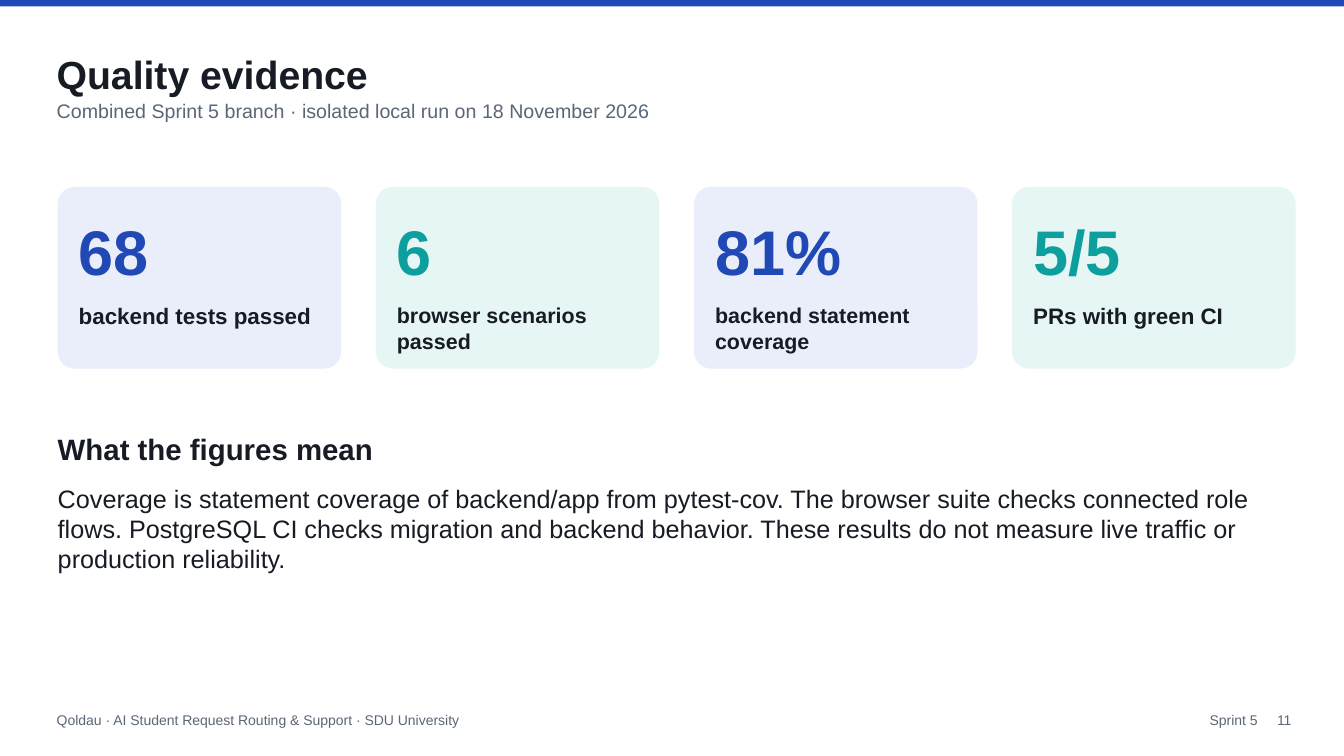
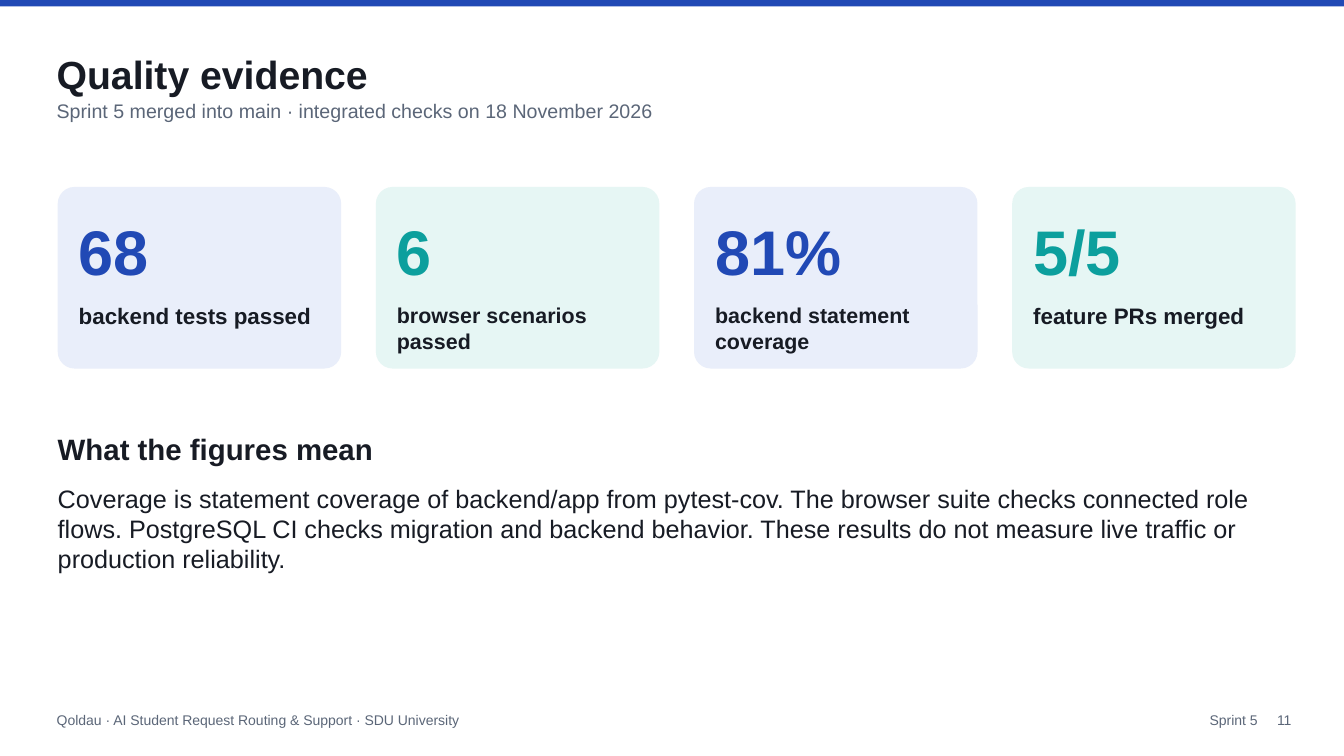
Before and after one commit to zhanibekmb/Qoldau, a slide deck: slide 11 of presentations/Qoldau_Sprint5_Review.pptx. Drawn at 1344x756 pixels with LibreOffice and Linux fonts; fonts in the diff are those of the drawing. Boxes give left, top, right and bottom in pixels: in the first picture for what was removed or moved away, otherwise in the second. Text is boxed around its words. In the diff, an @@ line names an element or a change of style, - is before the commit and + after.

Commit message:
docs: complete Sprint 5 main handoff

```diff
--- a/presentations/Qoldau_Sprint5_Review.pptx
+++ b/presentations/Qoldau_Sprint5_Review.pptx
@@ text at [57,104,653,122]: text changed @@
-Combined Sprint 5 branch · isolated local run on 18 November 2026
+Sprint 5 merged into main · integrated checks on 18 November 2026
@@ text at [1033,307,1244,329]: text changed @@
-PRs with green CI
+feature PRs merged
```
Also in this commit, not shown: 4 other slides changed, 6 other files.
